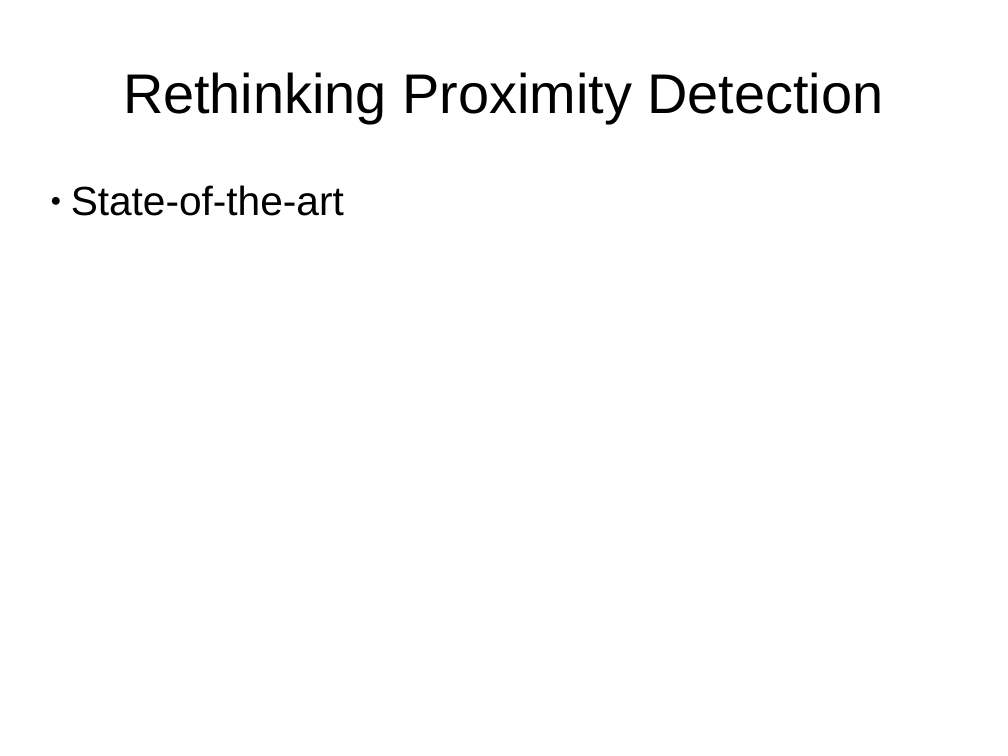
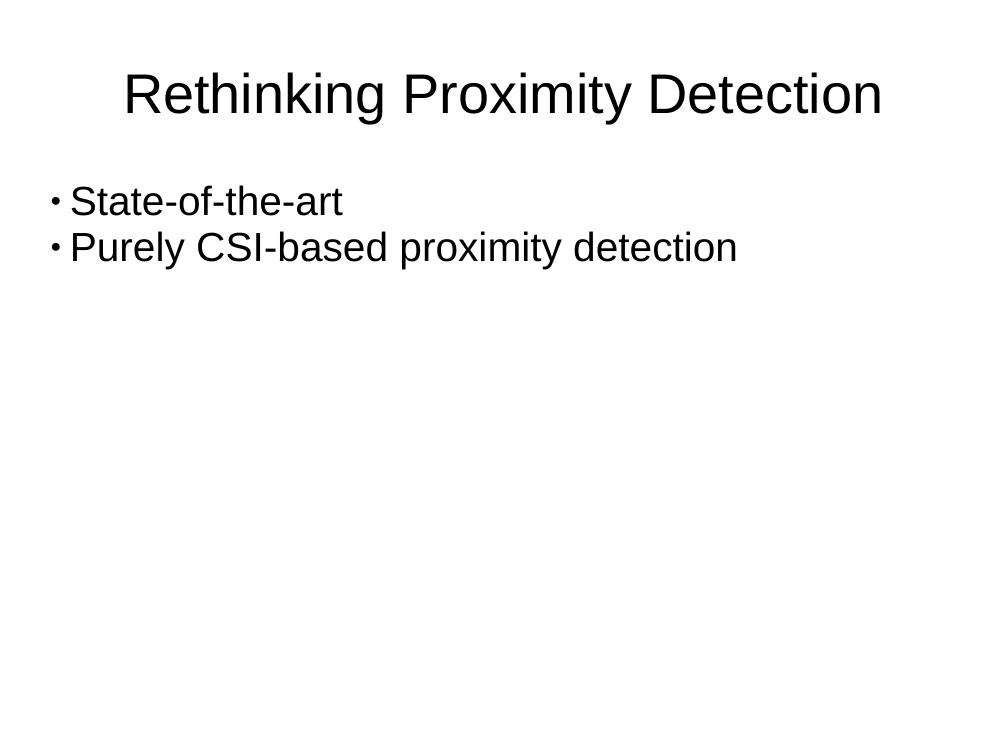
Before and after one commit to HSID/Ubuntu-Desktop, a slide deck: slide 23 of Enhanced-Smart-Home-Assistant.ppt (slide 21 before the commit). Drawn at 1008x756 pixels with LibreOffice and Linux fonts; fonts in the diff are those of the drawing. Boxes give left, top, right and bottom in pixels: in the first picture for what was removed or moved away, otherwise in the second. Text is boxed around its words. In the diff, an @@ line names an element or a change of style, - is before the commit and + after.

```diff
--- a/Enhanced-Smart-Home-Assistant.ppt
+++ b/Enhanced-Smart-Home-Assistant.ppt
@@ subtitle at (70,231,738,269): paragraph added @@
+● Purely CSI-based proximity detection
```
Also in this commit, not shown: 24 other slides changed, 12 slides added, 1 other file.
